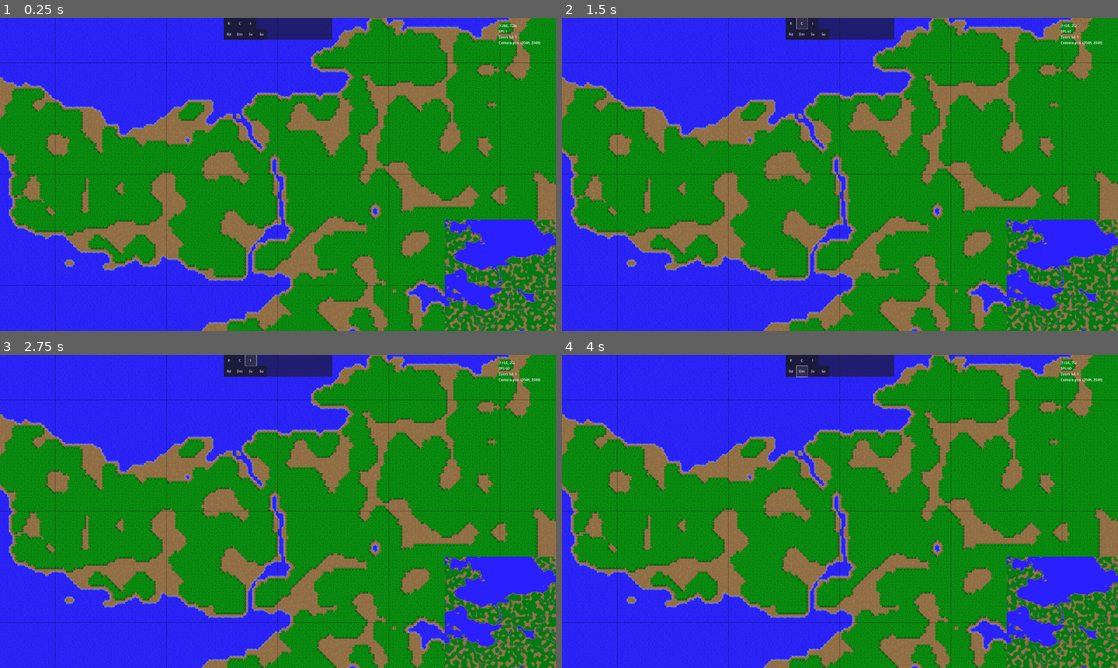
Above: before the commit, frames 1-4 (two rows, left to right).
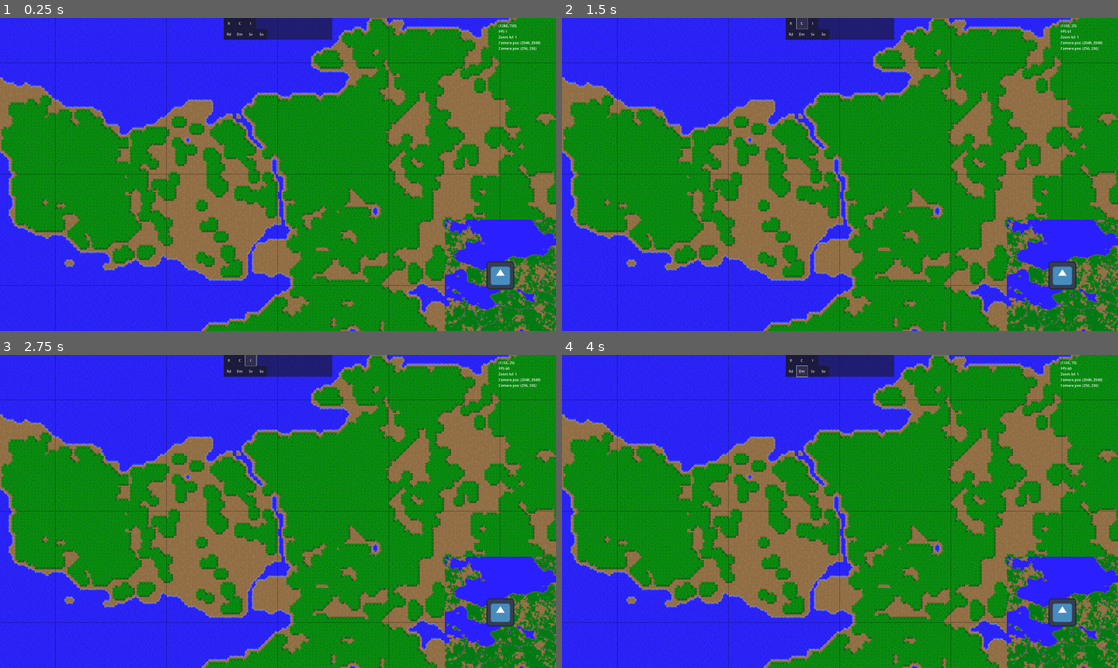
Above: after the commit, the same moments.

Repository: ahakkar/ACSIM
Game: Godot game, scene res://scenes/Main.tscn
Same seed, same stepped clock (60 frames per second), same inputs: the game is played once before the commit and once after it. The engine's default icon, where the game draws it, is replaced by a stand-in: a white triangle on a blue panel in a dark square.
Inputs:
- Up to frame 1 (0.25 s): no input
- Up to frame 2 (1.5 s): click "R" at 0.5 s; click "C" at 1.25 s
- Up to frame 3 (2.75 s): click "I" at 2 s
- Up to frame 4 (4 s): click "Rd" at 2.75 s; click "Dm" at 3.5 s

The runs differ from the first frame. In frame 1, 29% of the frame differs, in the area x 0-100%, y 0-100%; in frame 2, 29%; in frame 3, 29%; in frame 4, 29%.

Commit message:
minimap: move camera with mouse, show camera pos on map

Diff:
--- a/scenes/BiomeNoiseTesting.tscn
+++ b/scenes/BiomeNoiseTesting.tscn
@@ -1,20 +1,20 @@
 [gd_scene load_steps=3 format=3 uid="uid://d373de88jug8x"]
 
 [sub_resource type="FastNoiseLite" id="FastNoiseLite_ncuso"]
-noise_type = 3
+noise_type = 0
 seed = 35
-frequency = 0.008
-fractal_octaves = 3
-fractal_lacunarity = 1.0
-fractal_gain = 1.746
+fractal_octaves = 7
+fractal_lacunarity = 1.671
+fractal_gain = 0.947
 fractal_ping_pong_strength = 25.0
 domain_warp_fractal_type = 2
 
 [sub_resource type="NoiseTexture2D" id="NoiseTexture2D_l3pkr"]
-width = 1024
-height = 1024
+width = 256
+height = 256
 noise = SubResource("FastNoiseLite_ncuso")
 
 [node name="BiomeNoise" type="Sprite2D"]
-position = Vector2(528, 520)
+position = Vector2(604, 592)
+scale = Vector2(1.59375, 1.5625)
 texture = SubResource("NoiseTexture2D_l3pkr")
--- a/scenes/Main.tscn
+++ b/scenes/Main.tscn
@@ -39,7 +39,7 @@
 anchor_bottom = 1.0
 grow_horizontal = 2
 grow_vertical = 2
-mouse_filter = 2
+mouse_filter = 1
 script = ExtResource("3_1t1c8")
 metadata/_edit_use_anchors_ = true
 
@@ -111,11 +111,15 @@
 anchor_top = 1.0
 anchor_right = 1.0
 anchor_bottom = 1.0
+offset_left = -512.0
+offset_top = -512.0
 grow_horizontal = 0
 grow_vertical = 0
+mouse_filter = 1
 script = ExtResource("5_rg28x")
 
 [node name="CameraMarker" type="Sprite2D" parent="UILayer/Control/Minimap"]
+z_index = 1
 position = Vector2(-32, 0)
 texture = ExtResource("7_w68w7")
 
@@ -134,3 +138,6 @@
 [connection signal="pressed" from="UILayer/Control/ConstructionPanel/button_demolish" to="UILayer/Control" method="_on_button_demolish_pressed"]
 [connection signal="pressed" from="UILayer/Control/ConstructionPanel/button_services" to="UILayer/Control" method="_on_button_services_pressed"]
 [connection signal="pressed" from="UILayer/Control/ConstructionPanel/button_social" to="UILayer/Control" method="_on_button_social_pressed"]
+[connection signal="mouse_entered" from="UILayer/Control/Minimap" to="UILayer/Control/Minimap" method="_on_mouse_entered"]
+[connection signal="mouse_exited" from="UILayer/Control/Minimap" to="UILayer/Control/Minimap" method="_on_mouse_exited"]
+[connection signal="set_camera_position" from="UILayer/Control/Minimap" to="CameraZoom2D" method="_on_set_camera_position"]
--- a/scripts/Control.gd
+++ b/scripts/Control.gd
@@ -29,7 +29,8 @@
 		str(get_viewport().get_mouse_position()) +"\n" +
 		"FPS " + str(Engine.get_frames_per_second()) + "\n" +
 		"Zoom lvl: " + str(Globals.CAMERA_ZOOM_LEVEL) + "\n" +
-		"Camera pos: " + str(Globals.CAMERA_POSITION)
+		"Camera pos: " + str(Globals.CAMERA_POSITION) + "\n" +
+		"Camera pos: " + str(Globals.camera_marker.position)
 	)
 
 # defines construction toolbar buttons
--- a/scripts/Globals.gd
+++ b/scripts/Globals.gd
@@ -55,16 +55,18 @@
 # CAMERA SETTINGS				  #
 ###################################
 
+var camera_marker
+
 # GAME WINDOW DEFAULT SIZE
 const DEFAULT_X_RES:int = 1920
 const DEFAULT_Y_RES:int = 1080
 
 # current camera zoom level
 var CAMERA_ZOOM_LEVEL: float = 1.0
-var CAMERA_POSITION
+var CAMERA_POSITION:Vector2i
 
 # camera movement settings
-const CAMERA_MIN_ZOOM_LEVEL: float = 0.1
+const CAMERA_MIN_ZOOM_LEVEL: float = 0.5
 const CAMERA_MAX_ZOOM_LEVEL: float = 2.0
 const CAMERA_ZOOM_FACTOR: float = 0.1
 const CAMERA_ZOOM_DURATION: float = 0.1
--- a/scripts/Minimap.gd
+++ b/scripts/Minimap.gd
@@ -1,23 +1,53 @@
 class_name Minimap
 extends Control
 
+signal set_camera_position(pos:Vector2)
+
 @onready var minimap_texture:ImageTexture = null
 @onready var sprite:Sprite2D
+var is_mouse_inside_minimap:bool = false
+
 
 # Called when the node enters the scene tree for the first time.
 func _ready():
 	self.minimap_texture = ImageTexture.new()
 
 
+func _draw():
+	#self.draw_rect(Rect2i(Vector2i(1,1), Vector2i(514,514)), Color(0,0,0), false, 2.0)
+	pass
+
+
 # Called every frame. 'delta' is the elapsed time since the previous frame.
 func _process(_delta):
-	pass
+	if !is_mouse_inside_minimap:
+		Globals.camera_marker.position = Vector2i(
+			Globals.CAMERA_POSITION.x / 8,
+			Globals.CAMERA_POSITION.y / 8,
+			)
 
 
 func _on_main_worldgen_ready():
 	self.generate_minimap()
 	self.set_minimap()
 	self.setup_camera_marker()
+
+
+func _on_mouse_entered():
+	is_mouse_inside_minimap = true
+
+func _on_mouse_exited():
+	is_mouse_inside_minimap = false
+
+
+func _unhandled_input(event) -> void:
+	if is_mouse_inside_minimap:
+		if event is InputEventMouseButton and event.button_index == MOUSE_BUTTON_LEFT:
+			Globals.camera_marker.position = get_local_mouse_position()
+			emit_signal(
+				"set_camera_position",
+				get_local_mouse_position() * 8
+			)
 
 
 func generate_minimap() -> void:
@@ -63,5 +93,4 @@
 
 
 func setup_camera_marker() -> void:
-	var marker = self.find_child("CameraMarker")
-	marker.position = Vector2i(1000,500)
+	Globals.camera_marker = self.find_child("CameraMarker")
--- a/scripts/WorldGenerator.gd
+++ b/scripts/WorldGenerator.gd
@@ -1,5 +1,10 @@
 class_name WorldGenerator
 extends RefCounted
+
+
+# About biome generation with noise: https://www.redblobgames.com/maps/terrain-from-noise/
+# Trees with Poisson Disc: http://devmag.org.za/2009/05/03/poisson-disk-sampling/
+
 
 var image:Image = Image.new()
 
@@ -58,13 +63,13 @@
 func generate_biomes() -> void:
 	# generate a new noisemap which should emulate forest-looking areas
 	var fnl = FastNoiseLite.new()
-	fnl.noise_type = FastNoiseLite.TYPE_PERLIN
+	fnl.noise_type = FastNoiseLite.TYPE_SIMPLEX
 	fnl.seed = 69 #randi()
-	fnl.frequency = 0.1
+	fnl.frequency = 0.01
 	fnl.fractal_type = FastNoiseLite.FRACTAL_FBM
-	fnl.fractal_octaves = 3
-	fnl.fractal_lacunarity = 1
-	fnl.fractal_gain = 1.746
+	fnl.fractal_octaves = 7
+	fnl.fractal_lacunarity = 1.671
+	fnl.fractal_gain = 0.947
 
 	var water_next_to_tile:bool = false
 
@@ -84,7 +89,7 @@
 
 				# if there's no water next to a land tile, it can be replaced with forest
 				if !water_next_to_tile:
-					var noise_sample = fnl.get_noise_2d(x,y)
+					var noise_sample = fnl.get_noise_2d(x, y)
 					if noise_sample < 0.1:
 						Globals.map_terrain_data[y][x] = Globals.TILE_FOREST
 					# can add other tresholds here for other biomes
